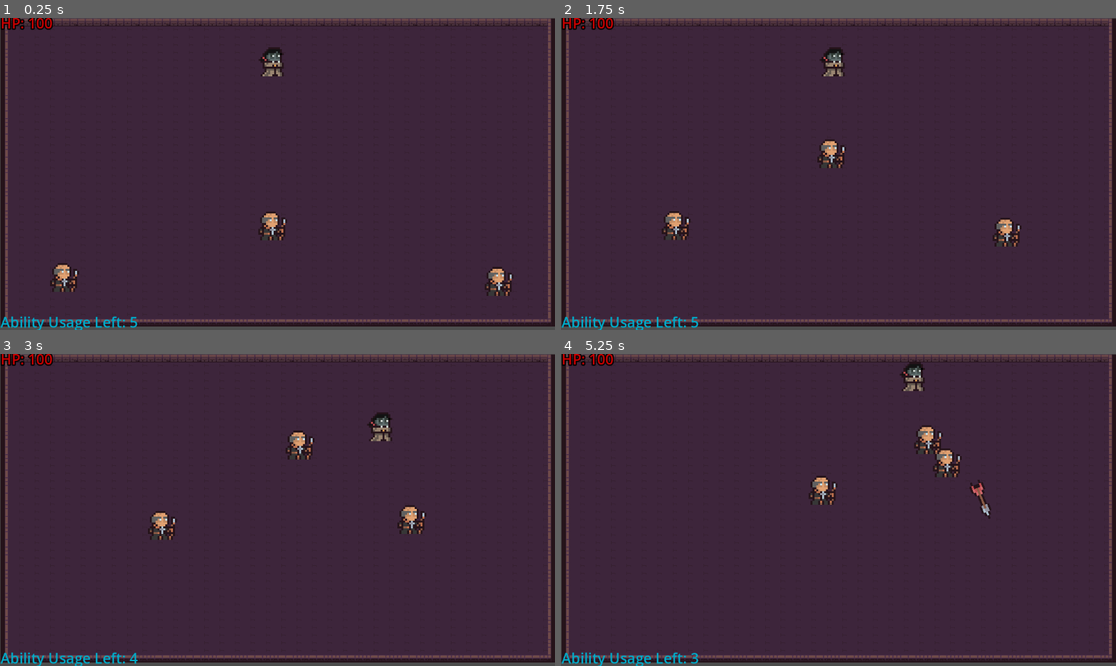
Above: before the commit, frames 1-4 (two rows, left to right).
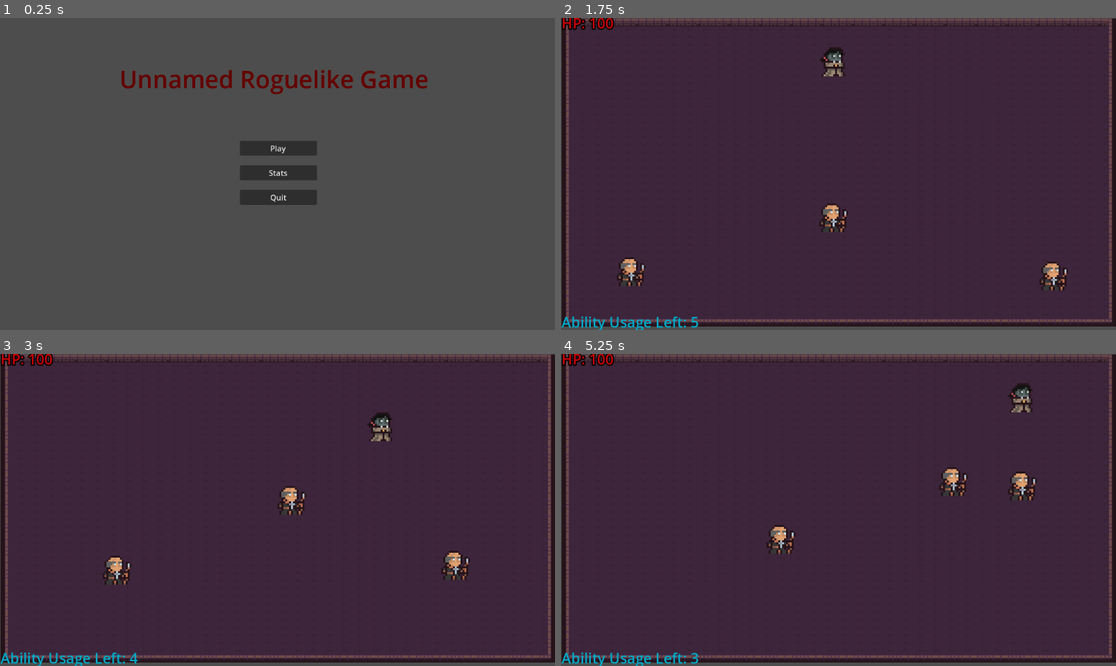
Above: after the commit, the same moments.

Repository: Unnamed-Roguelike-Game/Game
Game: Godot game, scene res://Main_Menu.tscn
Same seed, same stepped clock (60 frames per second), same inputs: the game is played once before the commit and once after it. Before the commit the project starts from res://Game.tscn.
Inputs (mouse positions are in pixels of both pictures, inside the frame that each line leads up to):
- Up to frame 1 (0.25 s): no input
- Up to frame 2 (1.75 s): click (838, 174) at 0.5 s, where only the run after the commit has a clickable "Stats"; click (838, 149) at 1.25 s, where only the run after the commit has a clickable "Play"
- Up to frame 3 (3 s): move the mouse to (399, 494) at 2.02 s; hold D (right) 2.03-2.78 s; click (399, 494) at 2.1 s; move the mouse to (166, 525) at 2.77 s; hold S (down) from 2.78 s (still down); tap E (use_ability) at 2.85 s
- Up to frame 4 (5.25 s): move the mouse to (894, 441) at 3.52 s; release S (down) at 3.53 s; hold D (right) 3.53-4.28 s; click (894, 441) at 3.6 s; move the mouse to (810, 572) at 4.27 s; hold W (up) 4.28-5.03 s; tap E (use_ability) at 4.35 s; move the mouse to (1005, 556) at 5.02 s; hold A (left) from 5.03 s (still down); click (1005, 556) at 5.1 s

The runs differ from the first frame. In frame 1, 95% of the frame differs, in the area x 0-100%, y 0-100%; in frame 2, 1.8%; in frame 3, 1.8%; in frame 4, 2.5%.

Commit message:
Add main menu functionality

Diff:
--- /dev/null
+++ b/Unnamed Roguelike Game/Main_Menu.gd
@@ -0,0 +1,13 @@
+extends Control
+
+
+func _on_play_button_pressed() -> void:
+	get_tree().change_scene_to_file("res://Game.tscn")
+
+
+func _on_stats_button_pressed() -> void:
+	pass # Replace with function body.
+
+
+func _on_quit_button_pressed() -> void:
+	get_tree().quit()
--- a/Unnamed Roguelike Game/Main_Menu.tscn
+++ b/Unnamed Roguelike Game/Main_Menu.tscn
@@ -1,4 +1,6 @@
-[gd_scene format=3 uid="uid://hev0pfhmgirm"]
+[gd_scene load_steps=2 format=3 uid="uid://hev0pfhmgirm"]
+
+[ext_resource type="Script" path="res://Main_Menu.gd" id="1_d402i"]
 
 [node name="MainMenu" type="Control"]
 layout_mode = 3
@@ -7,6 +9,7 @@
 anchor_bottom = 1.0
 grow_horizontal = 2
 grow_vertical = 2
+script = ExtResource("1_d402i")
 
 [node name="VBoxContainer" type="VBoxContainer" parent="."]
 layout_mode = 0
@@ -43,3 +46,7 @@
 theme_override_font_sizes/normal_font_size = 50
 text = "Unnamed Roguelike Game
 "
+
+[connection signal="pressed" from="VBoxContainer/PlayButton" to="." method="_on_play_button_pressed"]
+[connection signal="pressed" from="VBoxContainer/StatsButton" to="." method="_on_stats_button_pressed"]
+[connection signal="pressed" from="VBoxContainer/QuitButton" to="." method="_on_quit_button_pressed"]
--- a/Unnamed Roguelike Game/project.godot
+++ b/Unnamed Roguelike Game/project.godot
@@ -11,7 +11,7 @@
 [application]
 
 config/name="Unnamed Roguelike Game"
-run/main_scene="res://Game.tscn"
+run/main_scene="res://Main_Menu.tscn"
 config/features=PackedStringArray("4.1", "Forward Plus")
 config/icon="res://icon.svg"
 
